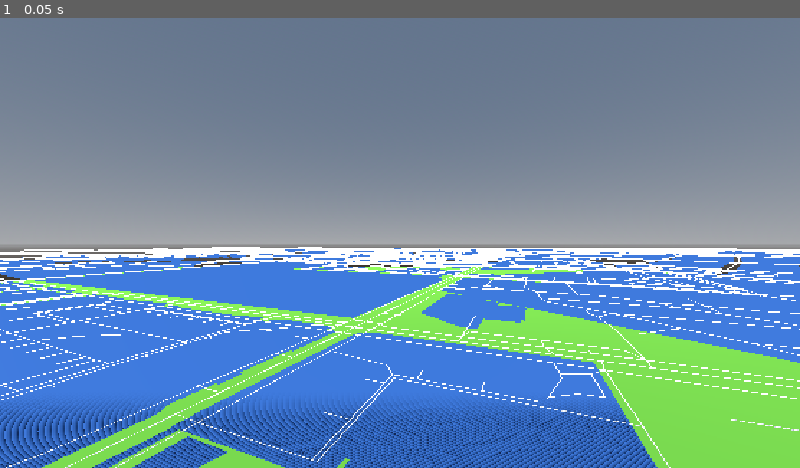
Above: before the commit, frame 1.
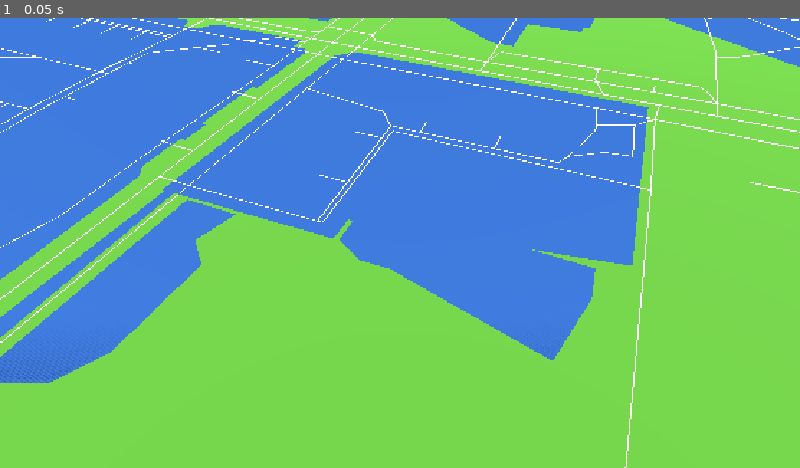
Above: after the commit, the same moment.

Repository: Cryptosega/tikhie-vody
Game: Godot game, scene res://scenes/world/main.tscn
Same seed, same stepped clock (60 frames per second), same inputs: the game is played once before the commit and once after it.
Inputs:
- Up to frame 1 (0.05 s): no input

The runs differ from the first frame. In frame 1, 86% of the frame differs, in the area x 0-100%, y 0-100%.

Commit message:
Фаза 1: импорт реальной карты Дедовска из OSM, 2373 дороги, 2702 водоёма

Diff:
--- a/scenes/world/main.tscn
+++ b/scenes/world/main.tscn
@@ -30,8 +30,9 @@
 environment = SubResource("Environment_of51h")
 
 [node name="Camera3D" type="Camera3D" parent="." unique_id=529624940]
-transform = Transform3D(1, 0, 0, 0, 1, 0, 0, 0, 1, 0, 50, 100)
+transform = Transform3D(1, 0, 0, 0, 0.70710677, 0.70710677, 0, -0.70710677, 0.70710677, 0, 80, 120)
 current = true
+fov = 50.0
 
 [node name="MeshInstance3D" type="MeshInstance3D" parent="." unique_id=1697588068]
 material_override = SubResource("StandardMaterial3D_ojny8")
--- a/scripts/map_importer.gd
+++ b/scripts/map_importer.gd
@@ -87,7 +87,7 @@
 	var coords = geom.get("coordinates", [])
 
 	if geom_type == "LineString":
-		draw_line_strip(coords, Color(0.9, 0.9, 0.9, 1.0), 0.3)
+		draw_line_strip(coords, Color(1.0, 0.95, 0.8, 1.0), 0.8)
 	elif geom_type == "MultiLineString":
 		for line in coords:
 			draw_line_strip(line, Color(0.9, 0.9, 0.9, 1.0), 0.3)
@@ -123,7 +123,7 @@
 	mi.material_override = mat
 	add_child(mi)
 
-	mesh.surface_begin(Mesh.PRIMITIVE_LINES)
+	mesh.surface_begin(Mesh.PRIMITIVE_LINE_STRIP)
 
 	for i in range(coords.size() - 1):
 		var p1: Array = coords[i]
